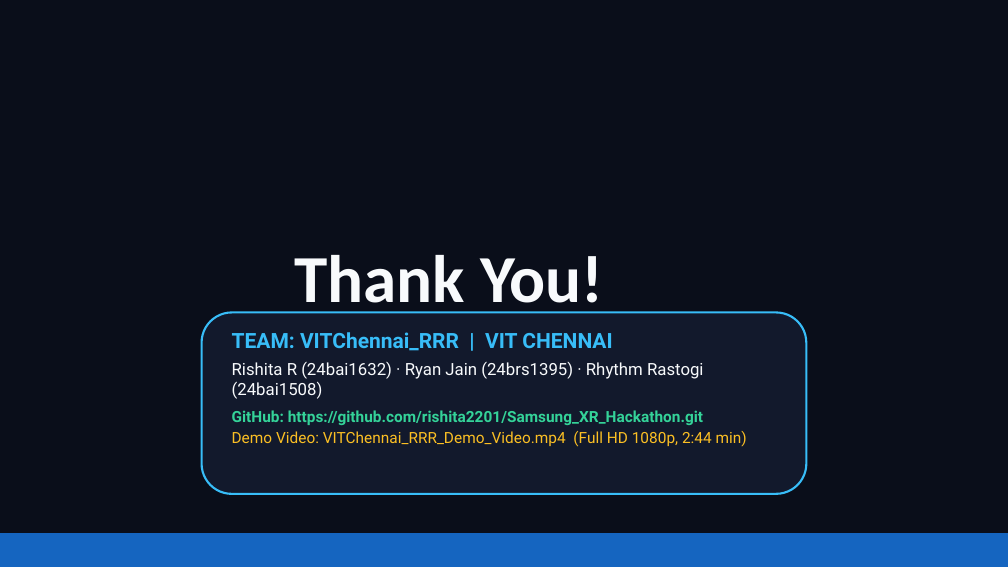
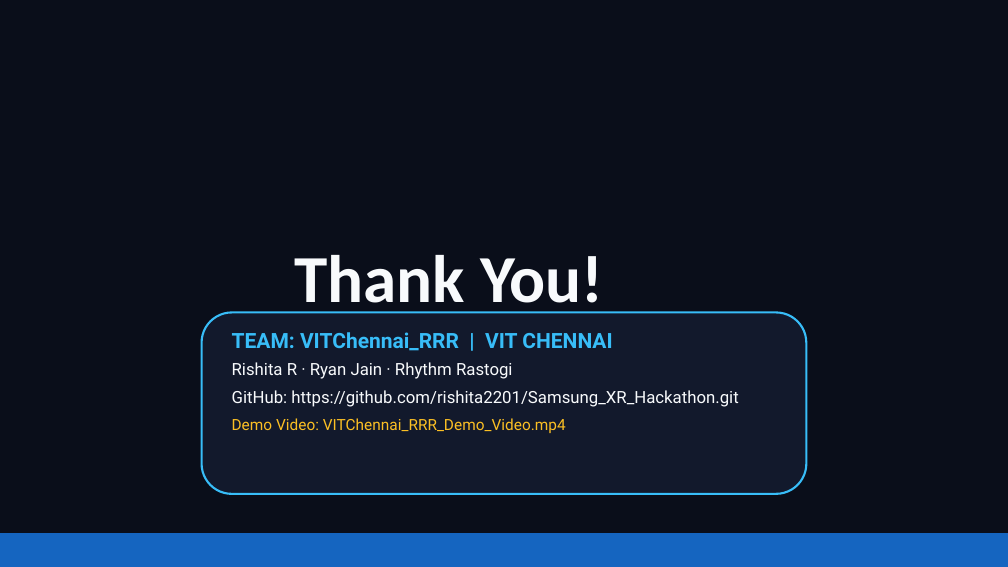
Before and after one commit to rishita2201/Samsung_XR_Hackathon, a slide deck: slide 9 of VITChennai_RRR_Submission_ppt.pptx. Drawn at 1008x567 pixels with LibreOffice and Linux fonts; fonts in the diff are those of the drawing. Boxes give left, top, right and bottom in pixels: in the first picture for what was removed or moved away, otherwise in the second. Text is boxed around its words. In the diff, an @@ line names an element or a change of style, - is before the commit and + after.

```diff
--- a/VITChennai_RRR_Submission_ppt.pptx
+++ b/VITChennai_RRR_Submission_ppt.pptx
@@ text at [232,362,513,379]: text changed @@
-Rishita R (24bai1632) · Ryan Jain (24brs1395) · Rhythm Rastogi (24bai1508)
+Rishita R · Ryan Jain · Rhythm Rastogi
@@ text at [232,418,566,433]: text changed @@
-Demo Video: VITChennai_RRR_Demo_Video.mp4 (Full HD 1080p, 2:44 min)
+Demo Video: VITChennai_RRR_Demo_Video.mp4
@@ text at [232,390,738,407]: size 11 to 12 pt, text colour #34D399 to #F8FAFC, bold off in "GitHub: https://github.com/rishita2201/Samsung_XR_Hackathon. ..."; more space between paragraphs @@
```
Also in this commit, not shown: 3 other slides changed.
